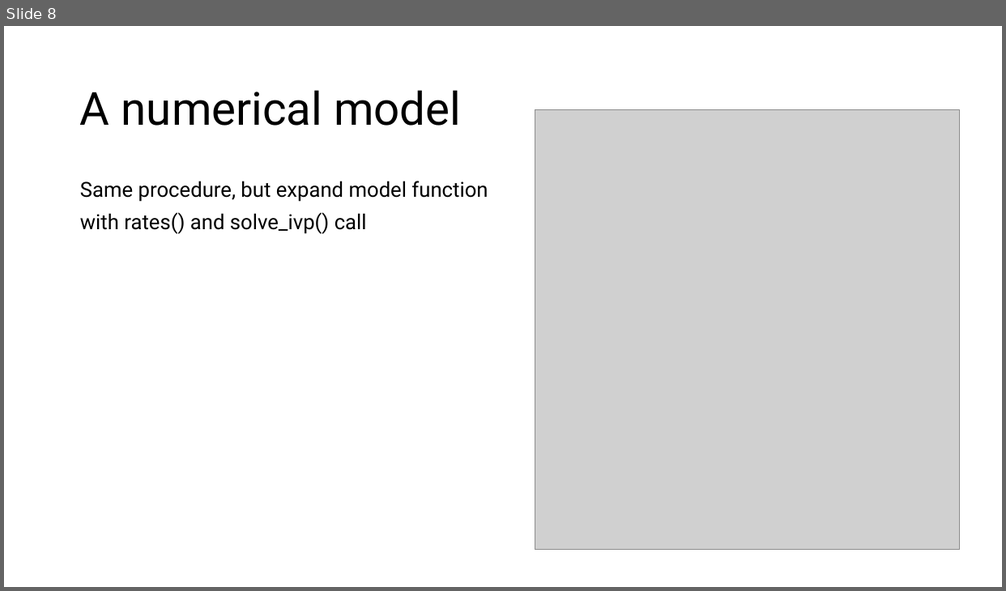
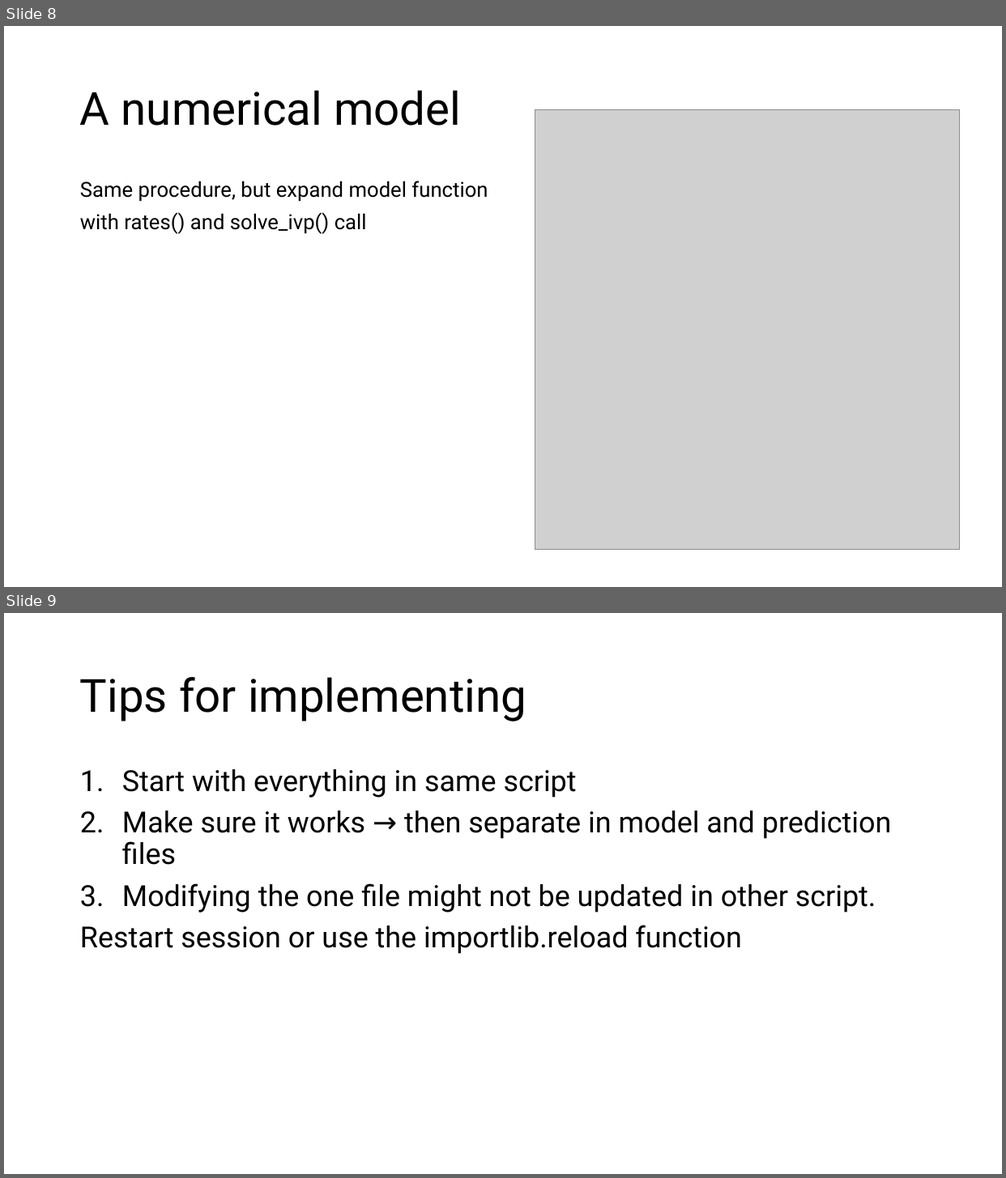
Before and after one commit to AU-BCE-EE/course-modelling-2026, a slide deck: classes/03-31-aug-solving-implementing/slides/solving-implementing.pptx. Shown one above the other, each under a label of ours: slide 8 before the commit, slides 8 and 9 after it. The pictures are 1006x591 and 1006x1178 pixels, drawn with LibreOffice and Linux fonts; fonts in the diff are those of the drawing; grey boxes stand for pictures. Boxes give left, top, right and bottom in pixels: in the first picture for what was removed or moved away, otherwise in the second. Text is boxed around its words. In the diff, an @@ line names an element or a change of style, - is before the commit and + after.

```diff
--- a/classes/03-31-aug-solving-implementing/slides/solving-implementing.pptx
+++ b/classes/03-31-aug-solving-implementing/slides/solving-implementing.pptx
@@ slide 9 added at <box>4,613,1002,1174</box>, background #FFFFFF @@
@@ title added at <box>80,677,526,722</box>, 44 pt, text #000000 @@
+Tips for implementing
@@ text added at <box>80,769,892,954</box>, 28 pt, text #000000 @@
+1. Start with everything in same script
+2. Make sure it works → then separate in model and prediction files
+3. Modifying the one file might not be updated in other script.
+Restart session or use the importlib.reload function
```
Also in this commit, not shown: 3 slides changed, 16 other files.
